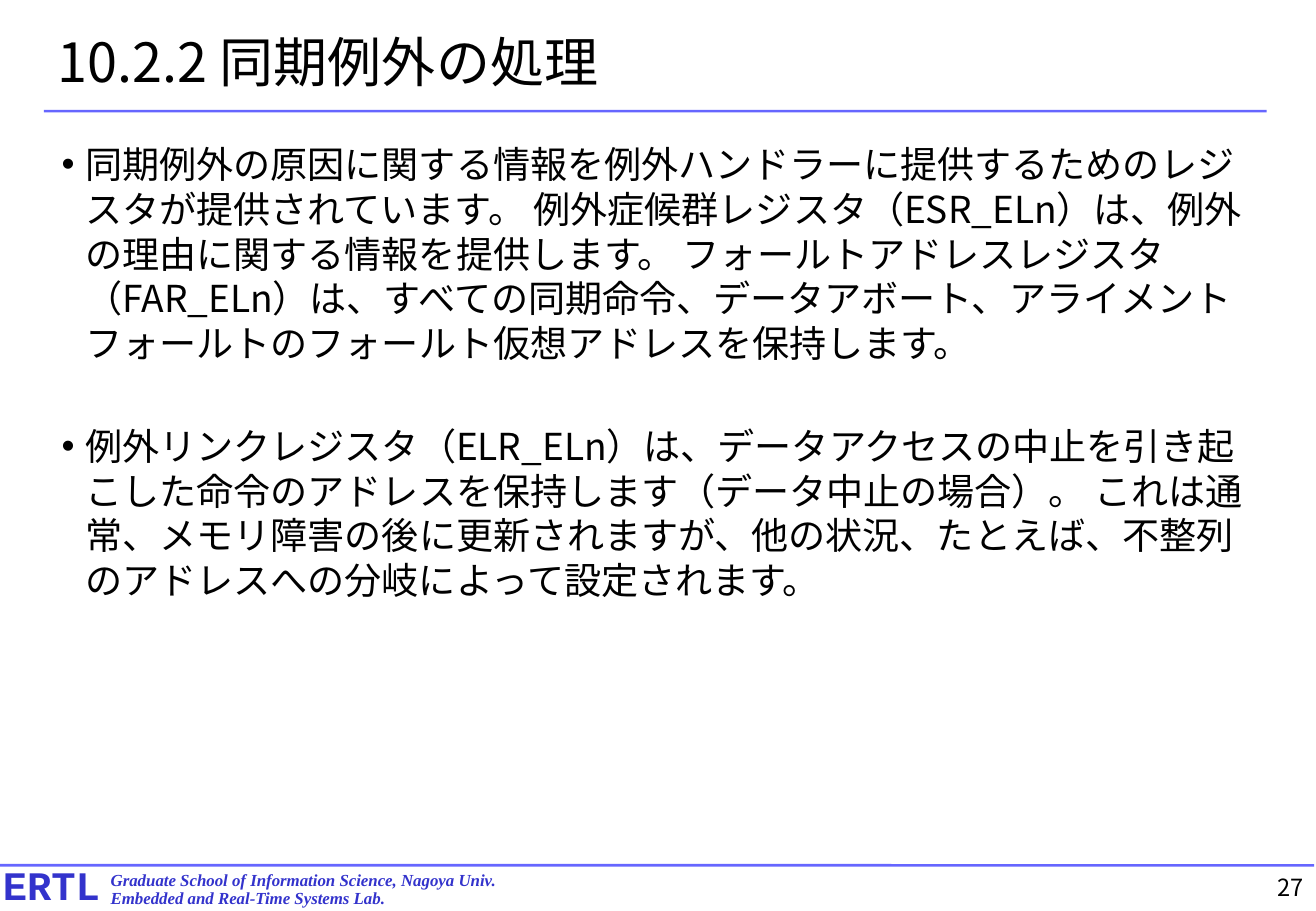
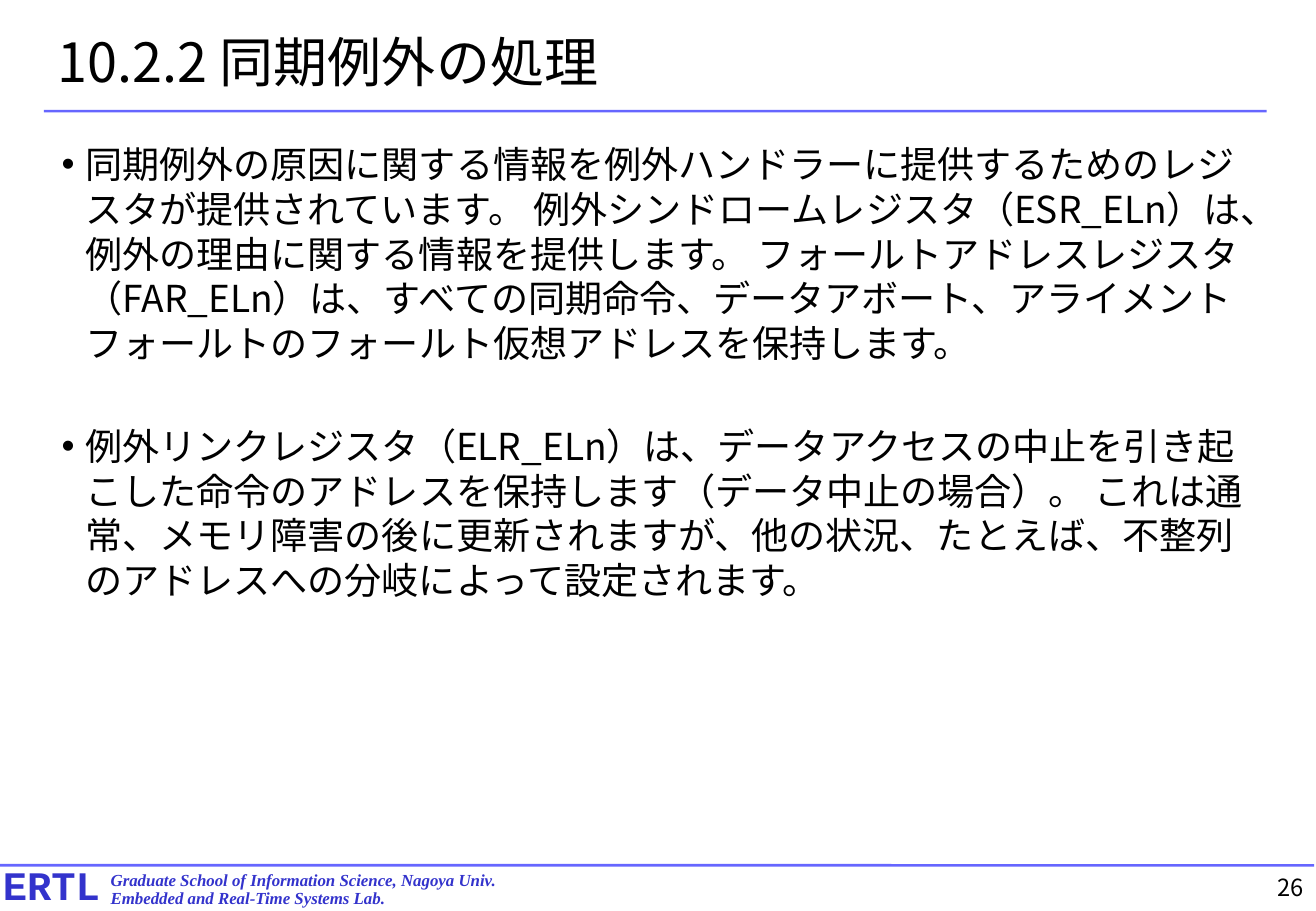
Before and after one commit to exshonda/arm64_basic, a slide deck: slide 26 of text/8.chapter10.pptx (slide 27 before the commit). Drawn at 1316x911 pixels with LibreOffice and Linux fonts; fonts in the diff are those of the drawing. Boxes give left, top, right and bottom in pixels: in the first picture for what was removed or moved away, otherwise in the second. Text is boxed around its words. In the diff, an @@ line names an element or a change of style, - is before the commit and + after.

```diff
--- a/text/8.chapter10.pptx
+++ b/text/8.chapter10.pptx
@@ text at [86,146,1278,360]: text changed @@
-• 同期例外の原因に関する情報を例外ハンドラーに提供するためのレジスタが提供されています。 例外症候群レジスタ（ESR_ELn）は、例外の理由に関する情報を提供します。 フォールトアドレスレジスタ（FAR_ELn）は、すべての同期命令、データアボート、アライメントフォールトのフォールト仮想アドレスを保持します。
+• 同期例外の原因に関する情報を例外ハンドラーに提供するためのレジスタが提供されています。 例外シンドロームレジスタ（ESR_ELn）は、例外の理由に関する情報を提供します。 フォールトアドレスレジスタ（FAR_ELn）は、すべての同期命令、データアボート、アライメントフォールトのフォールト仮想アドレスを保持します。
@@ page number at [1278,878,1304,897]: text changed @@
-27
+26
```
Also in this commit, not shown: 15 other slides changed, 1 slide removed.
